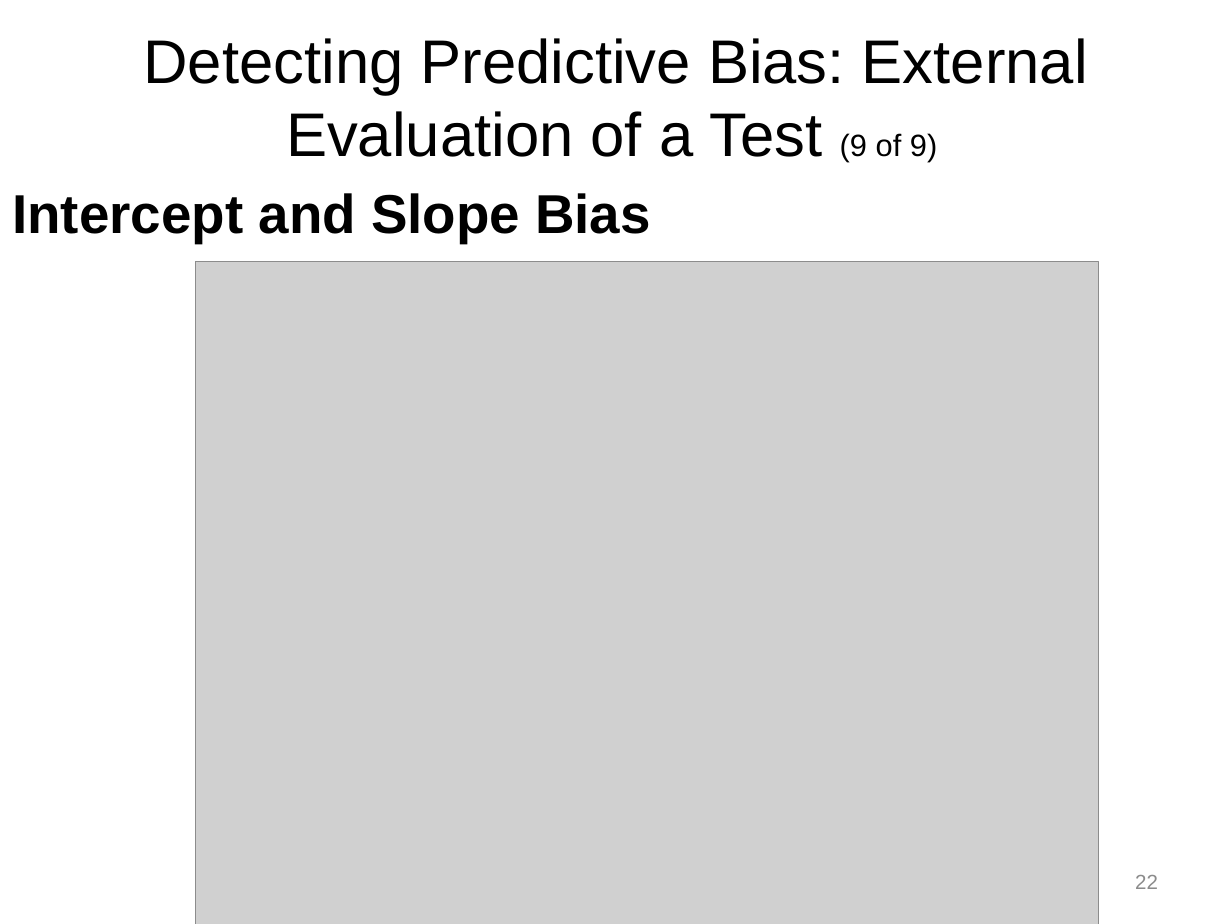
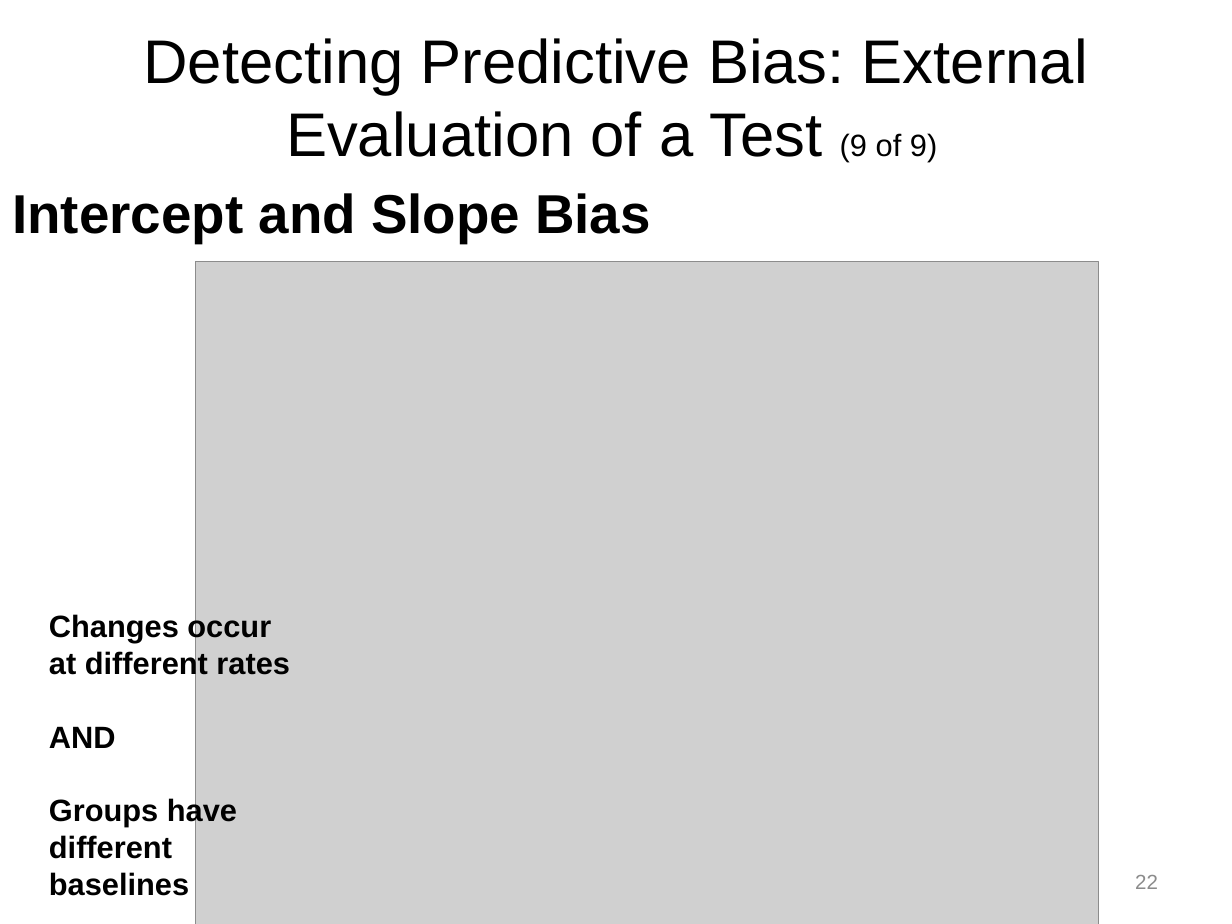
Before and after one commit to npm27/Teaching-Materials, a slide deck: slide 22 of Tests and Eval/Slides/10 Chapter 11.pptx. Drawn at 1232x924 pixels with LibreOffice and Linux fonts; fonts in the diff are those of the drawing; grey boxes stand for pictures. Boxes give left, top, right and bottom in pixels: in the first picture for what was removed or moved away, otherwise in the second. Text is boxed around its words. In the diff, an @@ line names an element or a change of style, - is before the commit and + after.

```diff
--- a/Tests and Eval/Slides/10 Chapter 11.pptx
+++ b/Tests and Eval/Slides/10 Chapter 11.pptx
@@ text added at <box>49,612,290,896</box>, 18 pt, text #000000, bold @@
+Changes occur at different rates
+AND
+Groups have different baselines
```
Also in this commit, not shown: 6 other slides changed, 2 other files.
